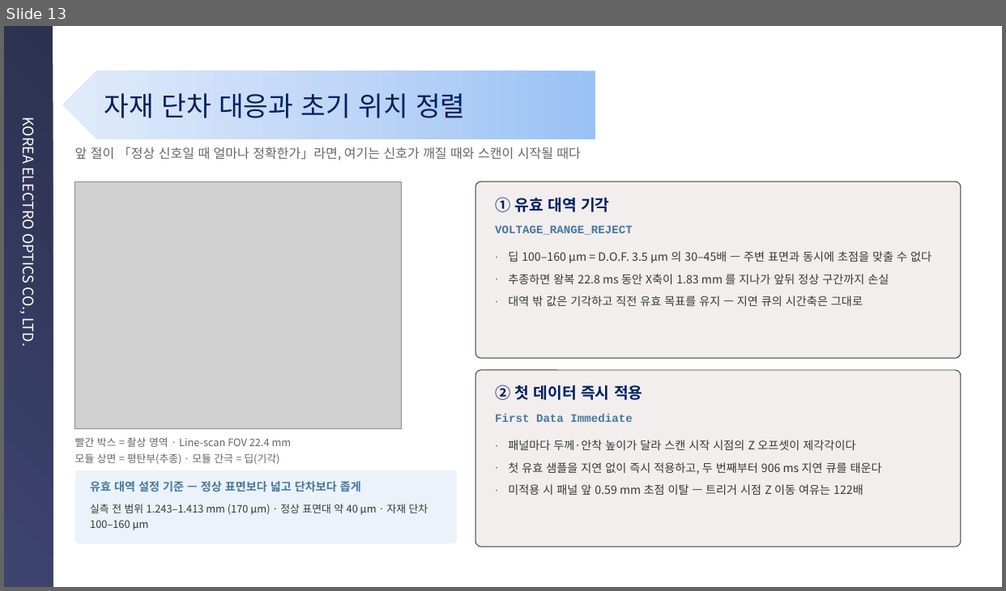
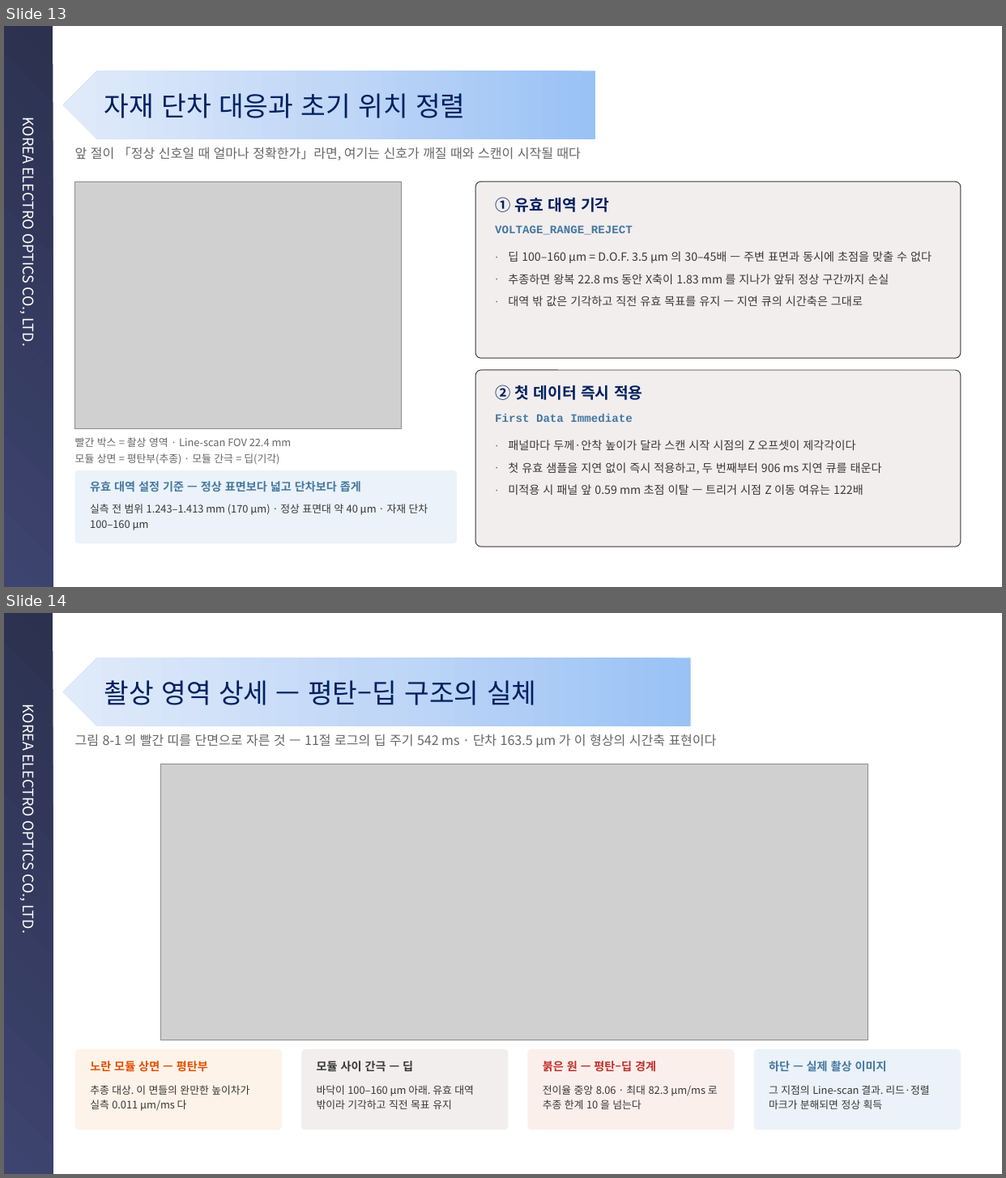
Before and after one commit to kyeongsunyu/SEQApp, a slide deck: Documents/기술경진대회/연구소기술경진대회_민수개발팀 윤경현_피드포워드 오토포커스_260901.pptx. Shown one above the other, each under a label of ours: slide 13 before the commit, slides 13 and 14 after it. The pictures are 1006x591 and 1006x1178 pixels, drawn with LibreOffice and Linux fonts; fonts in the diff are those of the drawing; grey boxes stand for pictures; background and template pictures are left out. Boxes give left, top, right and bottom in pixels: in the first picture for what was removed or moved away, otherwise in the second. Text is boxed around its words. In the diff, an @@ line names an element or a change of style, - is before the commit and + after.

```diff
--- a/Documents/기술경진대회/연구소기술경진대회_민수개발팀 윤경현_피드포워드 오토포커스_260901.pptx
+++ b/Documents/기술경진대회/연구소기술경진대회_민수개발팀 윤경현_피드포워드 오토포커스_260901.pptx
@@ slide 14 added at bbox=[4, 613, 1002, 1174], background #FFFFFF; not listed: 1 template element that a slide beside it also shows @@
@@ pentagon arrow added at bbox=[63, 658, 691, 726], fill gradient #9AC3F5 to #C2D8F8 to #E1EBFB @@
@@ text added at bbox=[104, 680, 536, 705], 26 pt, text #002060 @@
+촬상 영역 상세 — 평탄–딥 구조의 실체
@@ text added at bbox=[75, 734, 717, 747], 12.5 pt, text #666666 @@
+그림 8-1 의 빨간 띠를 단면으로 자른 것 — 11절 로그의 딥 주기 542 ms · 단차 163.5 µm 가 이 형상의 시간축 표현이다
@@ picture added at bbox=[160, 764, 868, 1041] @@
@@ rounded rectangle added at bbox=[75, 1050, 282, 1131], fill #FDF3E8 @@
@@ rounded rectangle added at bbox=[301, 1050, 508, 1131], fill #F2EEEE @@
@@ rounded rectangle added at bbox=[528, 1050, 735, 1131], fill #FBEFEC @@
@@ rounded rectangle added at bbox=[754, 1050, 961, 1131], fill #EBF2F9 @@
@@ text added at bbox=[90, 1061, 208, 1072], 11 pt, text #E04F00, bold @@
+노란 모듈 상면 — 평탄부
@@ text added at bbox=[317, 1061, 413, 1072], 11 pt, text #383838, bold @@
+모듈 사이 간극 — 딥
@@ text added at bbox=[543, 1061, 656, 1072], 11 pt, text #C0302A, bold @@
+붉은 원 — 평탄–딥 경계
@@ text added at bbox=[769, 1061, 887, 1072], 11 pt, text #4478A0, bold @@
+하단 — 실제 촬상 이미지
@@ text added at bbox=[90, 1085, 249, 1111], 10 pt, text #383838 @@
+추종 대상. 이 면들의 완만한 높이차가 실측 0.011 µm/ms 다
@@ text added at bbox=[317, 1085, 474, 1110], 10 pt, text #383838 @@
+바닥이 100–160 µm 아래. 유효 대역 밖이라 기각하고 직전 목표 유지
@@ text added at bbox=[543, 1085, 718, 1110], 10 pt, text #383838 @@
+전이율 중앙 8.06 · 최대 82.3 µm/ms 로 추종 한계 10 을 넘는다
@@ text added at bbox=[769, 1085, 929, 1110], 10 pt, text #383838 @@
+그 지점의 Line-scan 결과. 리드·정렬 마크가 분해되면 정상 획득
```
Also in this commit, not shown: 3 other files.
